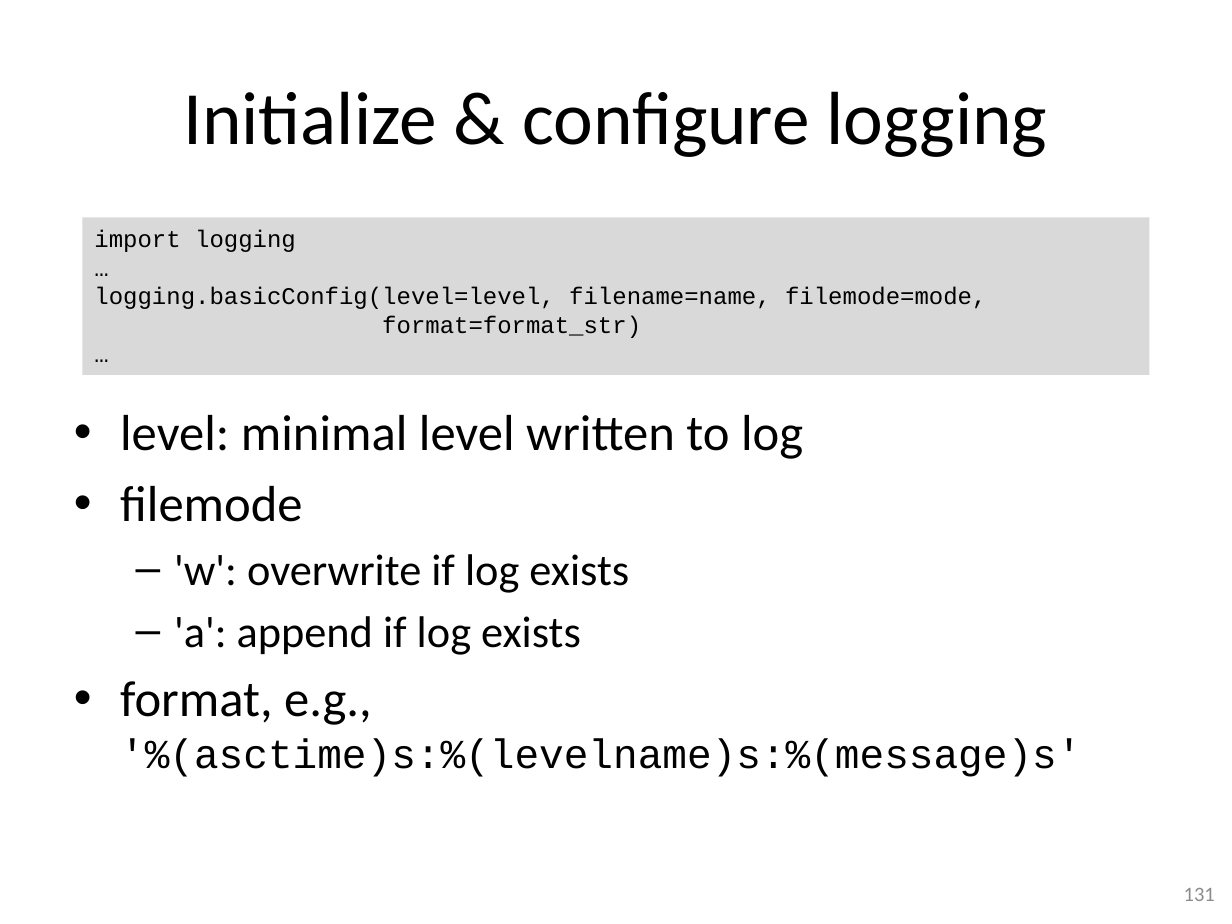
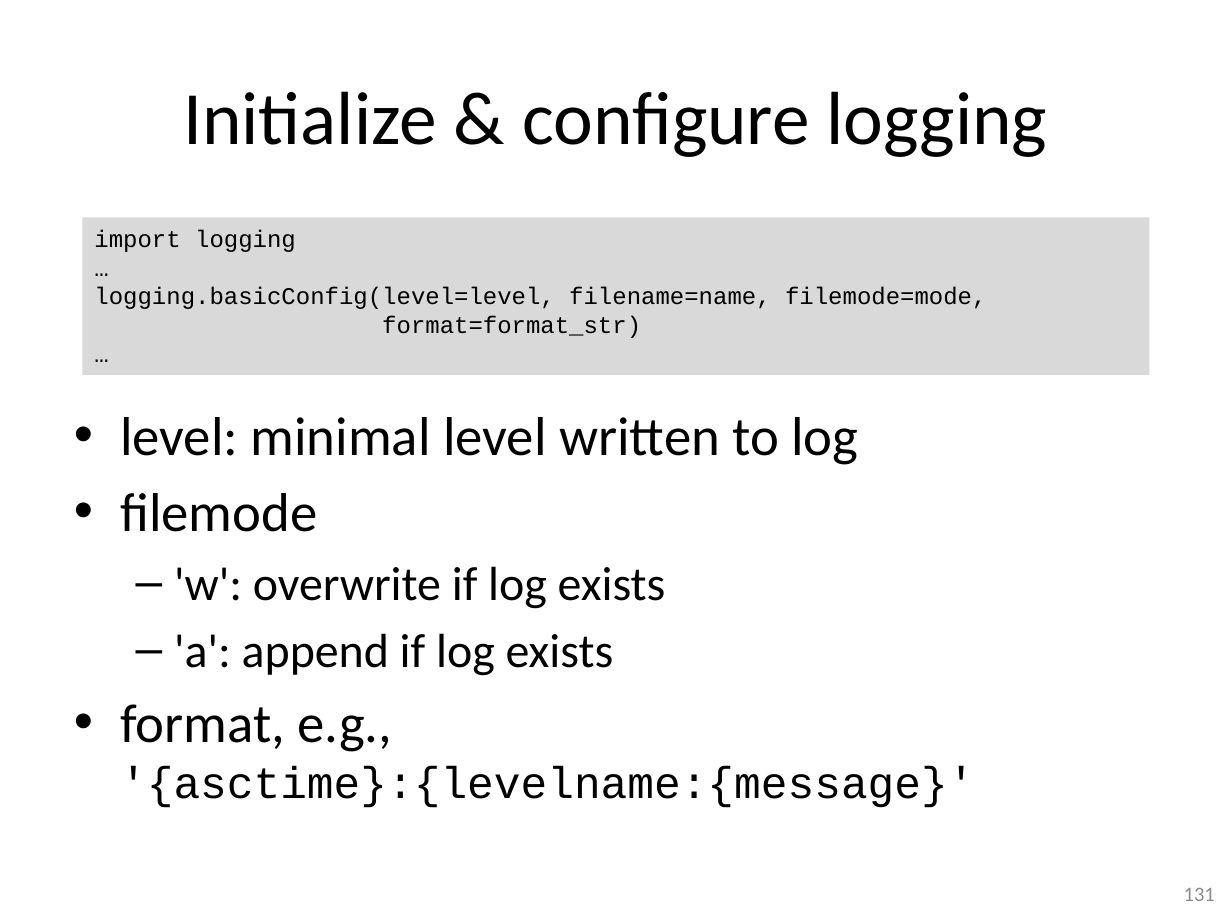
Before and after one commit to gjbex/training-material, a slide deck: slide 131 of Python/python-intro.pptx. Drawn at 1232x924 pixels with LibreOffice and Linux fonts; fonts in the diff are those of the drawing. Boxes give left, top, right and bottom in pixels: in the first picture for what was removed or moved away, otherwise in the second. Text is boxed around its words. In the diff, an @@ line names an element or a change of style, - is before the commit and + after.

Commit message:
Adapted introduction and specialized topics up to and including logging for py3k

```diff
--- a/Python/python-intro.pptx
+++ b/Python/python-intro.pptx
@@ text at box(120, 417, 858, 676): size 29.6 to 32 pt in "level: minimal level written to log", "filemode"; size 25.9 to 28 pt in "'w': overwrite if log exists", "'a': append if log exists" @@
@@ text at box(120, 704, 974, 808): text changed; size 24.1 to 26 pt @@
-• format, e.g.,
-  '%(asctime)s:%(levelname)s:%(message)s'
+• format, e.g.,
+  '{asctime}:{levelname:{message}'
```
Also in this commit, not shown: 36 other slides changed.
